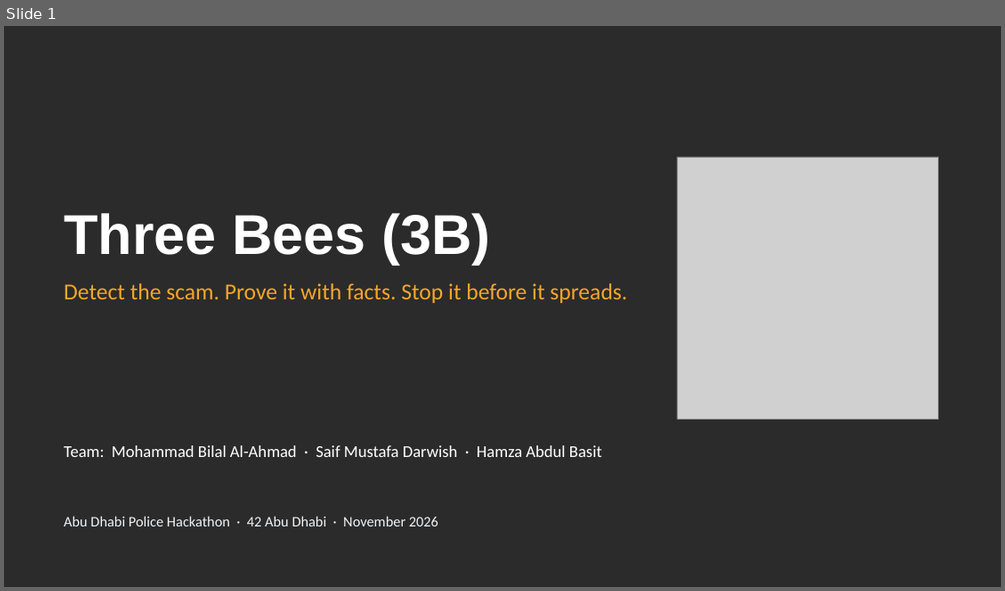
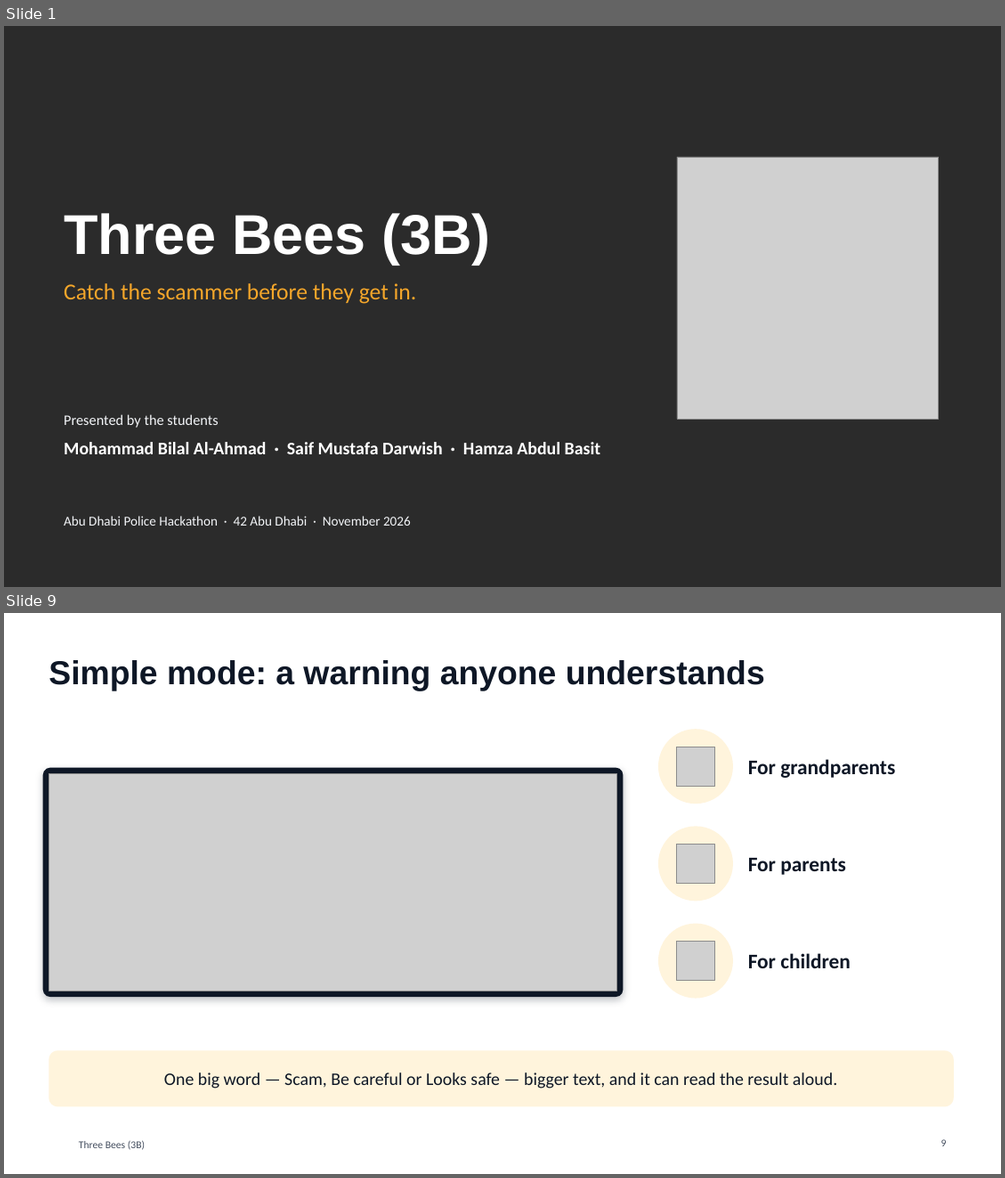
Before and after one commit to Mezx-1/three-bees, a slide deck: docs/presentation/ThreeBees_3B.pptx. Shown one above the other, each under a label of ours: slide 1 before the commit, slides 1 and 9 after it; the slides between them are not shown. The pictures are 1005x591 and 1005x1178 pixels, drawn with LibreOffice and Linux fonts; fonts in the diff are those of the drawing; grey boxes stand for pictures; background and template pictures are left out; a plain dark background stands for a picture behind light text. Boxes give left, top, right and bottom in pixels: in the first picture for what was removed or moved away, otherwise in the second. Text is boxed around its words. In the diff, an @@ line names an element or a change of style, - is before the commit and + after.

```diff
--- a/docs/presentation/ThreeBees_3B.pptx
+++ b/docs/presentation/ThreeBees_3B.pptx
@@ slide 9 added at [4,613,1001,1174], background #FFFFFF @@
@@ title added at [48,660,765,690], 32 pt, text #0E1726, bold @@
+Simple mode: a warning anyone understands
@@ ellipse added at [658,729,733,803], fill #FFF4DC @@
@@ rounded rectangle added at [43,768,623,997], fill #0E1726 @@
@@ picture added at [676,747,715,786] @@
@@ text added at [748,759,895,778], 20 pt, text #0E1726, bold @@
+For grandparents
@@ picture added at [48,774,617,991] @@
@@ ellipse added at [658,826,733,900], fill #FFF4DC @@
@@ picture added at [676,844,715,883] @@
@@ text added at [748,858,846,875], 20 pt, text #0E1726, bold @@
+For parents
@@ ellipse added at [658,924,733,998], fill #FFF4DC @@
@@ picture added at [676,941,715,981] @@
@@ text added at [748,953,850,968], 20 pt, text #0E1726, bold @@
+For children
@@ rounded rectangle added at [48,1051,954,1107], fill #FFF4DC @@
@@ text added at [164,1072,837,1088], 17 pt, text #0E1726 @@
+One big word — Scam, Be careful or Looks safe — bigger text, and it can read the result aloud.
@@ text added at [79,1140,145,1150], 10 pt, text #444E5F @@
+Three Bees (3B)
@@ page number added at [941,1139,947,1146], 10 pt, text #444E5F @@
+9
@@ slide 1 changed as well @@
@@ text at [64,283,417,304]: text changed @@
-Detect the scam. Prove it with facts. Stop it before it spreads.
+Catch the scammer before they get in.
@@ text added at [64,414,218,427], 14 pt, text #F2F4F7 @@
+Presented by the students
@@ text at [64,442,601,454]: text changed; size 16 to 17 pt; bold on @@
-Team: Mohammad Bilal Al-Ahmad · Saif Mustafa Darwish · Hamza Abdul Basit
+Mohammad Bilal Al-Ahmad · Saif Mustafa Darwish · Hamza Abdul Basit
@@ text "Abu Dhabi Police Hackathon · ..." at [64,516,411,525]: size 14 to 13 pt @@
```
Also in this commit, not shown: 2 other slides changed, 10 other slides added, 9 slides removed.
